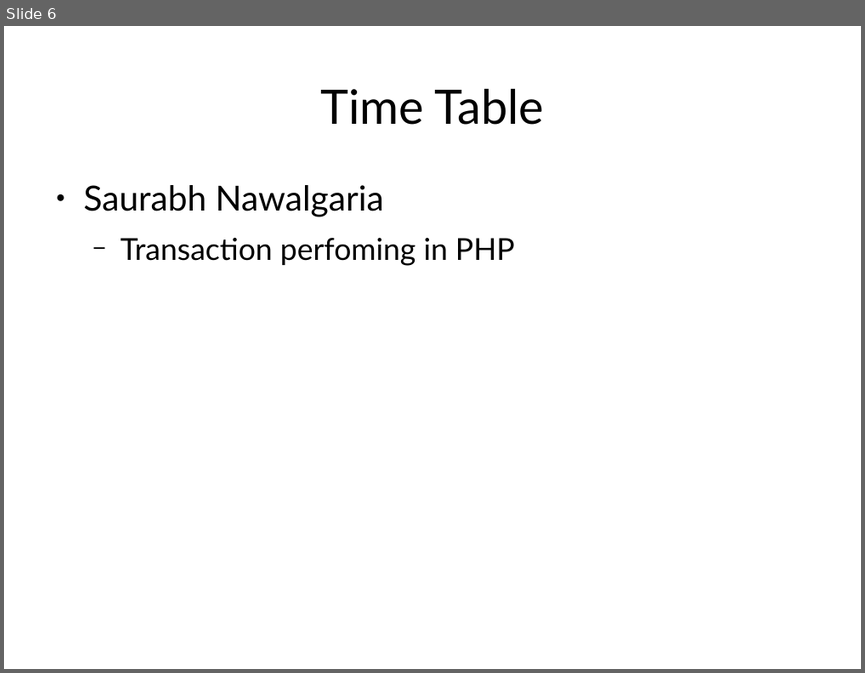
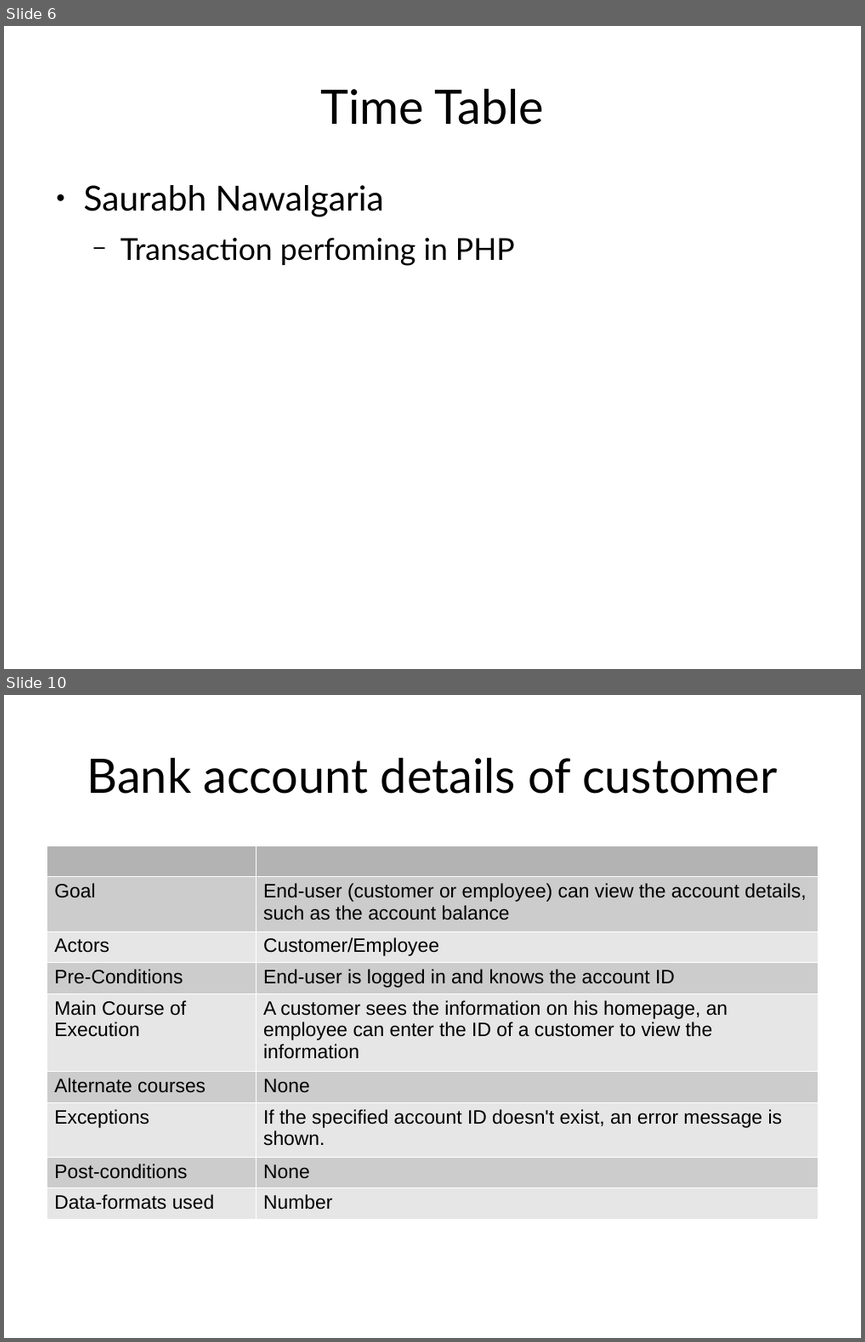
Before and after one commit to snawalgaria/SecureCoding, a slide deck: presentation/presentation.odp. Shown one above the other, each under a label of ours: slide 6 before the commit, slides 6 and 10 after it; the slides between them are not shown. The pictures are 865x673 and 865x1342 pixels, drawn with LibreOffice and Linux fonts; fonts in the diff are those of the drawing. Boxes give left, top, right and bottom in pixels: in the first picture for what was removed or moved away, otherwise in the second. Text is boxed around its words. In the diff, an @@ line names an element or a change of style, - is before the commit and + after.

```diff
--- a/presentation/presentation.odp
+++ b/presentation/presentation.odp
@@ slide 10 added at (4, 695, 861, 1338), background #FFFFFF @@
@@ title added at (86, 758, 777, 794), 44 pt, text #000000 @@
+Bank account details of customer
@@ table added at (46, 845, 818, 1213), 9 rows, 2 columns @@
+ | 
+Goal | End-user (customer or employee) can view the account details, such as the account balance
+Actors | Customer/Employee
+Pre-Conditions | End-user is logged in and knows the account ID
+Main Course of Execution | A customer sees the information on his homepage, an employee can enter the ID of a customer to view the information
+Alternate courses | None
+Exceptions | If the specified account ID doesn't exist, an error message is shown.
+Post-conditions | None
+Data-formats used | Number
```
Also in this commit, not shown: 1 slide changed, 10 other slides added, 1 other file.
